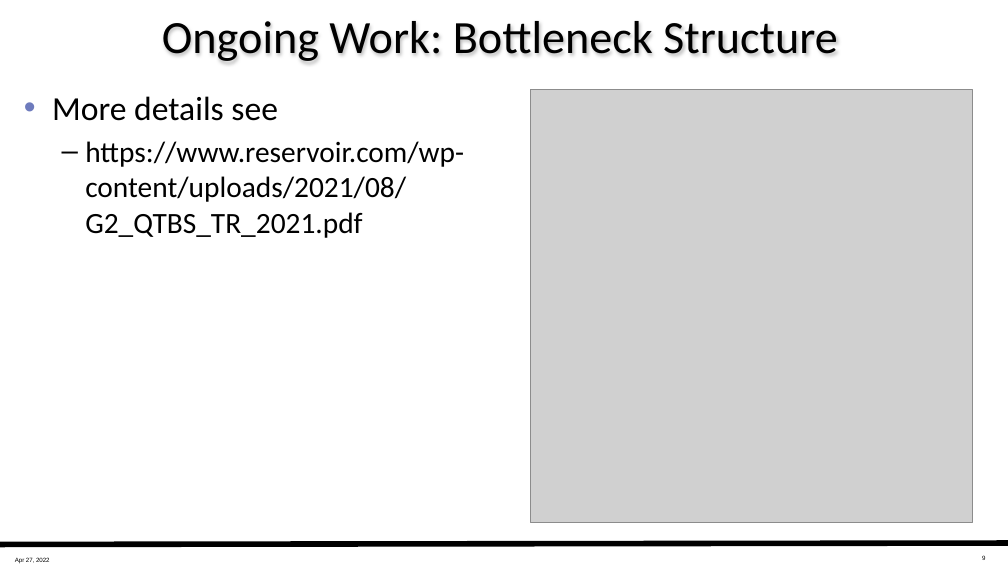
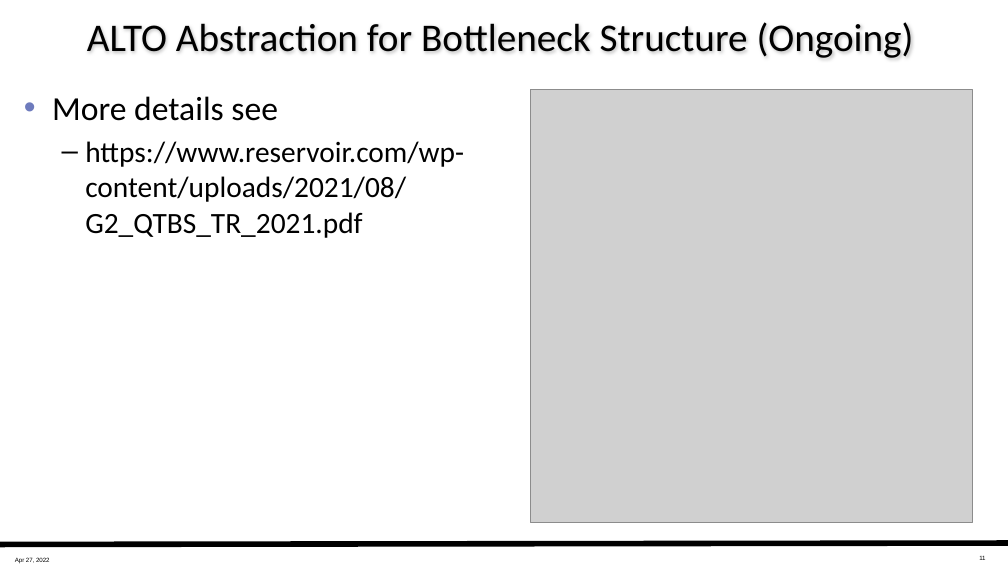
Before and after one commit to ietf-wg-alto/wg-materials, a slide deck: slide 11 of working-documents/wclg-doma/slides-doma-overview-2022-04-27.pptx (slide 9 before the commit). Drawn at 1008x567 pixels with LibreOffice and Linux fonts; fonts in the diff are those of the drawing; grey boxes stand for pictures. Boxes give left, top, right and bottom in pixels: in the first picture for what was removed or moved away, otherwise in the second. Text is boxed around its words. In the diff, an @@ line names an element or a change of style, - is before the commit and + after.

```diff
--- a/working-documents/wclg-doma/slides-doma-overview-2022-04-27.pptx
+++ b/working-documents/wclg-doma/slides-doma-overview-2022-04-27.pptx
@@ title at (87, 22, 914, 58): text changed; size 33 to 28 pt @@
-Ongoing Work: Bottleneck Structure
+ALTO Abstraction for Bottleneck Structure (Ongoing)
@@ page number at (979, 556, 985, 560): text changed @@
-9
+11
```
Also in this commit, not shown: 5 other slides changed, 7 slides added, 5 other files.
